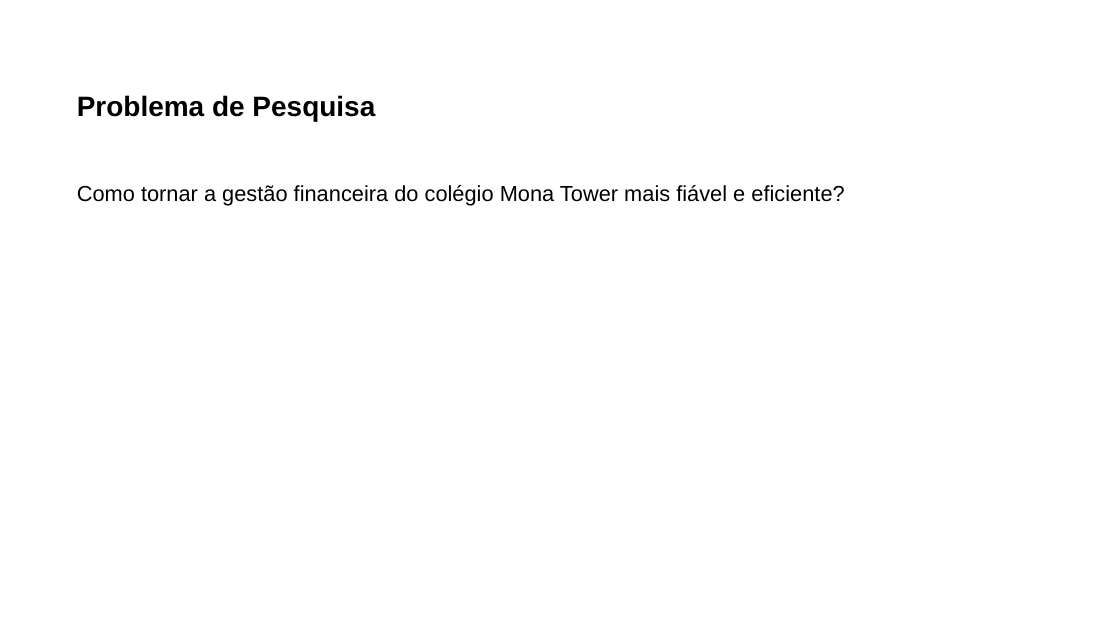
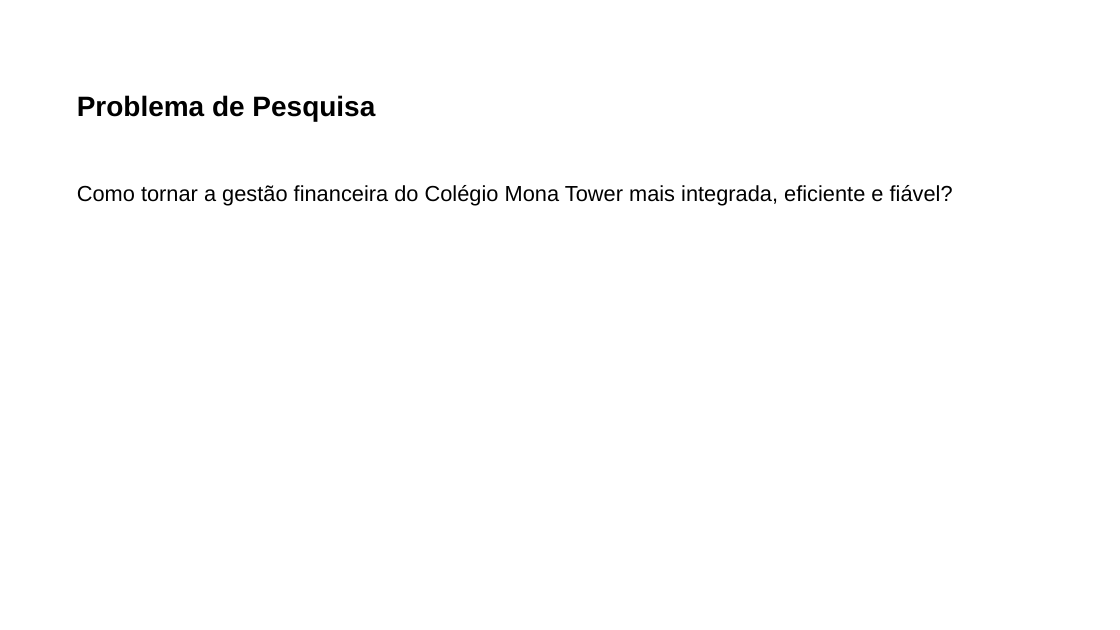
Before and after one commit to cristianoakgloria-web/Relat-rio-Slide, a slide deck: slide 5 of Apresentação_Cristiano&José.pptx (slide 4 before the commit). Drawn at 1120x630 pixels with LibreOffice and Linux fonts; fonts in the diff are those of the drawing. Boxes give left, top, right and bottom in pixels: in the first picture for what was removed or moved away, otherwise in the second. Text is boxed around its words. In the diff, an @@ line names an element or a change of style, - is before the commit and + after.

```diff
--- a/Apresentação_Cristiano&José.pptx
+++ b/Apresentação_Cristiano&José.pptx
@@ text at box(77, 185, 953, 206): text changed @@
-Como tornar a gestão financeira do colégio Mona Tower mais fiável e eficiente?
+Como tornar a gestão financeira do Colégio Mona Tower mais integrada, eficiente e fiável?
```
Also in this commit, not shown: 6 other slides changed, 3 slides added, 1 slide removed, 5 other files.
